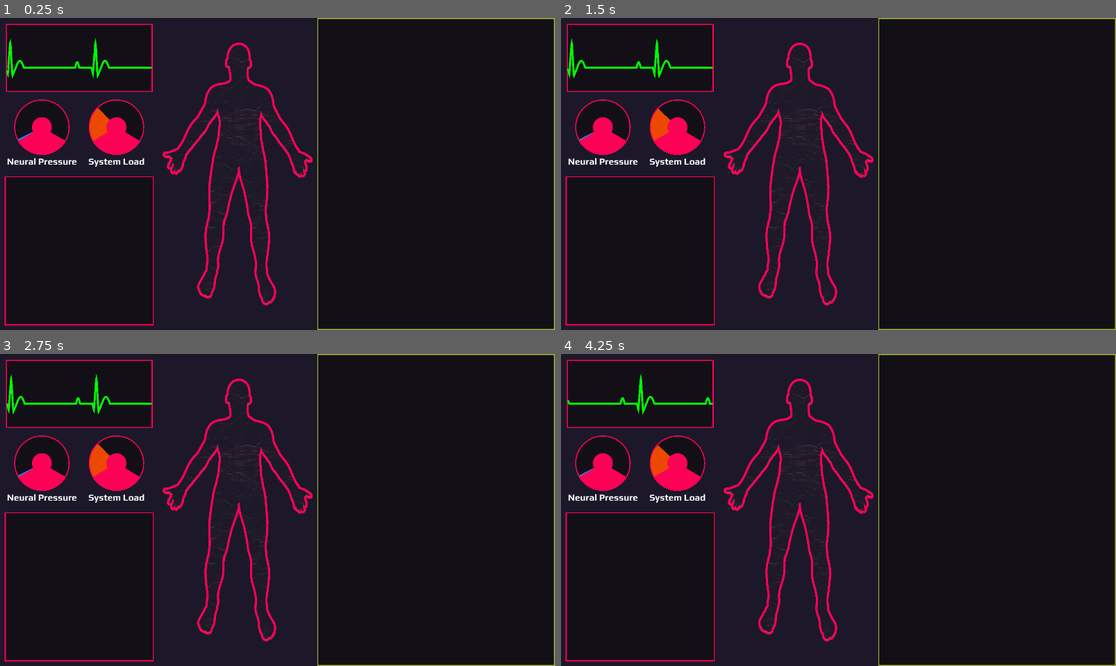
Above: before the commit, frames 1-4 (two rows, left to right).
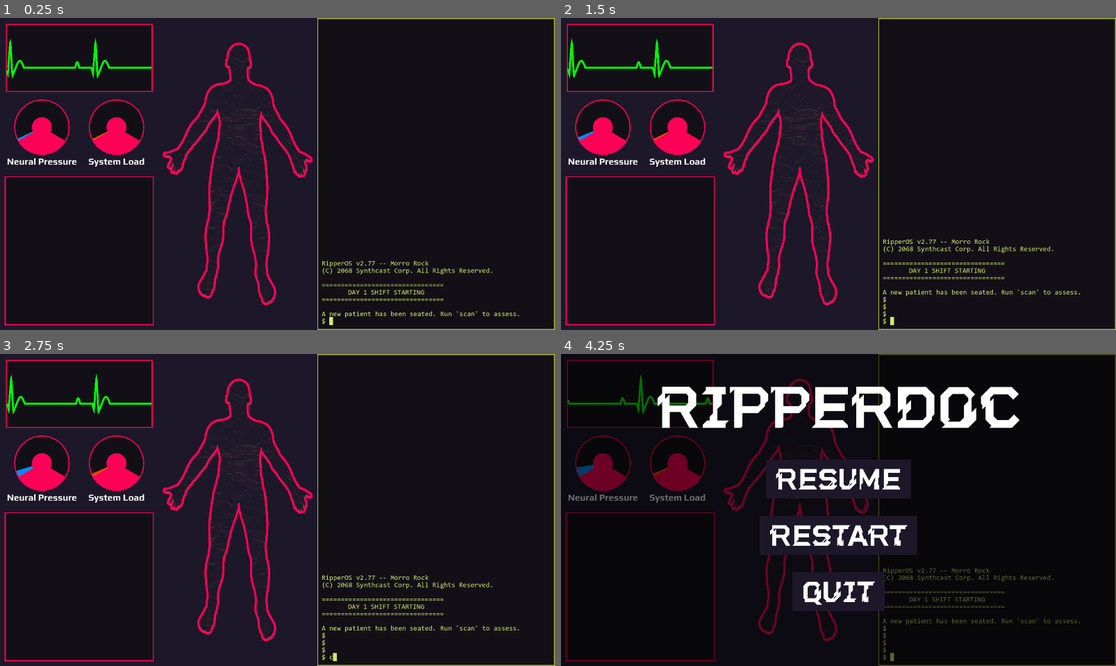
Above: after the commit, the same moments.

Repository: aaronrjackson/ripperdoc
Game: Godot game, scene res://main.tscn
Same seed, same stepped clock (60 frames per second), same inputs: the game is played once before the commit and once after it.
Inputs:
- Up to frame 1 (0.25 s): no input
- Up to frame 2 (1.5 s): tap Enter at 0.5, 0.6 s; hold Right 0.53-1.28 s; hold Down from 1.28 s (still down); tap Keypad Enter at 1.35 s
- Up to frame 3 (2.75 s): release Down at 2.03 s; hold Right from 2.03 s (still down); tap C at 2.1 s
- Up to frame 4 (4.25 s): release Right at 2.78 s; hold Up 2.78-3.53 s; tap Backspace at 2.85 s; hold Left from 3.53 s (still down); tap Enter at 3.6 s; tap Escape (ui_cancel) at 4.15 s

The runs differ from the first frame. In frame 1, 1.1% of the frame differs, in the area x 3-94%, y 28-99%; in frame 2, 1.2%; in frame 3, 1.2%; in frame 4, 13%, in the area x 0-100%, y 0-100%.
Error before the commit: Parse Error: Function "set_pressure_rate_from_drivers()" not found in base self. (res://game_manager.gd:127)

Commit message:
Menus galore

Diff:
--- a/game_manager.gd
+++ b/game_manager.gd
@@ -124,7 +124,6 @@
 	current_character = character
 	installed_drivers.clear()
 	reset_vitals()
-	set_pressure_rate_from_drivers(character)
 	character_loaded.emit(character)
 	_maybe_upload_viruses(character)
 	_maybe_trigger_vfib()
--- /dev/null
+++ b/game_over_screen.gd
@@ -0,0 +1,18 @@
+extends Control
+
+@onready var restart_button = $VBoxContainer/RestartButton
+@onready var quit_button = $VBoxContainer/QuitButton
+
+func _ready() -> void:
+	visible = false
+	restart_button.pressed.connect(_on_restart_pressed)
+	quit_button.pressed.connect(_on_quit_pressed)
+
+func open() -> void:
+	visible = true
+
+func _on_restart_pressed() -> void:
+	get_tree().change_scene_to_file("res://main.tscn")
+
+func _on_quit_pressed() -> void:
+	get_tree().change_scene_to_file("res://main_menu.tscn")
--- /dev/null
+++ b/game_over_screen.tscn
@@ -0,0 +1,89 @@
+[gd_scene format=3 uid="uid://rau5grp6n4ed"]
+
+[ext_resource type="FontFile" uid="uid://b8aj53ugeql0f" path="res://resources/fonts/CYBERPUNK.otf" id="1_gt22q"]
+[ext_resource type="Script" uid="uid://dye38h6xvfjxx" path="res://game_over_screen.gd" id="1_w3hxg"]
+
+[sub_resource type="StyleBoxFlat" id="StyleBoxFlat_w3hxg"]
+bg_color = Color(0, 0, 0, 0.5647059)
+
+[sub_resource type="StyleBoxFlat" id="StyleBoxFlat_fdghx"]
+bg_color = Color(0.10980392, 0.09411765, 0.16078432, 1)
+expand_margin_left = 32.0
+expand_margin_top = 32.0
+expand_margin_right = 32.0
+expand_margin_bottom = 8.0
+
+[sub_resource type="StyleBoxFlat" id="StyleBoxFlat_2yv1s"]
+bg_color = Color(0.07058824, 0.0627451, 0.08627451, 1)
+expand_margin_left = 32.0
+expand_margin_top = 32.0
+expand_margin_right = 32.0
+expand_margin_bottom = 8.0
+
+[sub_resource type="StyleBoxFlat" id="StyleBoxFlat_tmhko"]
+bg_color = Color(0.07058824, 0.0627451, 0.08627451, 1)
+expand_margin_left = 32.0
+expand_margin_top = 32.0
+expand_margin_right = 32.0
+expand_margin_bottom = 6.0
+
+[sub_resource type="StyleBoxFlat" id="StyleBoxFlat_lqr8p"]
+bg_color = Color(0.07058824, 0.0627451, 0.08627451, 1)
+expand_margin_left = 32.0
+expand_margin_top = 32.0
+expand_margin_right = 32.0
+expand_margin_bottom = 8.0
+
+[node name="GameOverScreen" type="Control" unique_id=1151024541]
+layout_mode = 3
+anchors_preset = 15
+anchor_right = 1.0
+anchor_bottom = 1.0
+offset_right = -1095.0
+grow_horizontal = 2
+grow_vertical = 2
+script = ExtResource("1_w3hxg")
+
+[node name="Background" type="Panel" parent="." unique_id=803504438]
+layout_mode = 1
+anchors_preset = 15
+anchor_right = 1.0
+anchor_bottom = 1.0
+grow_horizontal = 2
+grow_vertical = 2
+theme_override_styles/panel = SubResource("StyleBoxFlat_w3hxg")
+
+[node name="VBoxContainer" type="VBoxContainer" parent="." unique_id=695054568]
+layout_mode = 1
+anchors_preset = 15
+anchor_right = 1.0
+anchor_bottom = 1.0
+offset_top = 485.0
+grow_horizontal = 2
+grow_vertical = 2
+theme_override_constants/separation = 100
+
+[node name="RestartButton" type="Button" parent="VBoxContainer" unique_id=316341409]
+layout_mode = 2
+size_flags_horizontal = 4
+theme_override_colors/font_color = Color(1, 1, 1, 1)
+theme_override_colors/font_outline_color = Color(0, 0, 0, 1)
+theme_override_constants/outline_size = 5
+theme_override_fonts/font = ExtResource("1_gt22q")
+theme_override_font_sizes/font_size = 128
+theme_override_styles/normal = SubResource("StyleBoxFlat_fdghx")
+theme_override_styles/pressed = SubResource("StyleBoxFlat_2yv1s")
+theme_override_styles/hover = SubResource("StyleBoxFlat_tmhko")
+text = "Restart"
+
+[node name="QuitButton" type="Button" parent="VBoxContainer" unique_id=864950053]
+layout_mode = 2
+size_flags_horizontal = 4
+theme_override_colors/font_color = Color(1, 1, 1, 1)
+theme_override_colors/font_outline_color = Color(0, 0, 0, 1)
+theme_override_fonts/font = ExtResource("1_gt22q")
+theme_override_font_sizes/font_size = 128
+theme_override_styles/normal = SubResource("StyleBoxFlat_fdghx")
+theme_override_styles/pressed = SubResource("StyleBoxFlat_lqr8p")
+theme_override_styles/hover = SubResource("StyleBoxFlat_tmhko")
+text = "Quit"
--- a/main.gd
+++ b/main.gd
@@ -1,10 +1,28 @@
-extends Node
+extends Control
 
+@onready var pause_menu = $PauseMenu
+@onready var game_over_screen = $GameOverScreen
 @onready var ambience = $AmbiencePlayer
 
 func _ready() -> void:
+	process_mode = Node.PROCESS_MODE_ALWAYS
 	ambience.finished.connect(func(): ambience.play())
 	ambience.play()
 	await get_tree().process_frame
 	await get_tree().process_frame
 	GameManager.start()
+	GameManager.game_over.connect(_on_game_over)  # ← was character_died
+
+func _input(event: InputEvent) -> void:
+	if event.is_action_pressed("ui_cancel"):
+		if game_over_screen.visible:
+			return
+		if pause_menu.visible:
+			pause_menu.close()
+		else:
+			pause_menu.open()
+		get_viewport().set_input_as_handled()
+
+func _on_game_over() -> void:
+	await get_tree().create_timer(4.0).timeout
+	game_over_screen.open()
--- a/main.tscn
+++ b/main.tscn
@@ -6,6 +6,8 @@
 [ext_resource type="PackedScene" uid="uid://cv0a34so8ikvi" path="res://terminal.tscn" id="3_7mycd"]
 [ext_resource type="PackedScene" uid="uid://ddf5csa45vp5l" path="res://vitals/vitals.tscn" id="4_272bh"]
 [ext_resource type="AudioStream" uid="uid://dj818km5mhv3n" path="res://resources/audio/ambience.wav" id="6_7mycd"]
+[ext_resource type="PackedScene" uid="uid://rau5grp6n4ed" path="res://game_over_screen.tscn" id="7_kek77"]
+[ext_resource type="PackedScene" uid="uid://y0h3fnecye60" path="res://pause_menu.tscn" id="8_4c57u"]
 
 [node name="main" type="Control" unique_id=1977246374]
 layout_mode = 3
@@ -53,3 +55,11 @@
 [node name="AmbiencePlayer" type="AudioStreamPlayer" parent="." unique_id=1730167823]
 stream = ExtResource("6_7mycd")
 volume_db = -24.0
+
+[node name="GameOverScreen" parent="." unique_id=1151024541 instance=ExtResource("7_kek77")]
+process_mode = 3
+layout_mode = 1
+
+[node name="PauseMenu" parent="." unique_id=531931981 instance=ExtResource("8_4c57u")]
+process_mode = 3
+layout_mode = 1
--- a/minigames/port_handshake.gd
+++ b/minigames/port_handshake.gd
@@ -41,16 +41,17 @@
 				return "usage: ping <address>"
 			return GameManager.handle_ping(args[0])
 		"scp":
-			if args.is_empty():
-				return "usage: scp <id>@<address>"
+			if args.size() < 2:
+				return "usage: scp <id>@<address> <driver>"
 			var parts = args[0].split("@")
 			if parts.size() != 2:
-				return "scp: invalid format. use <id>@<address>"
+				return "scp: invalid format. use <id>@<address> <driver>"
 			var id = parts[0]
 			var address = parts[1]
+			var driver_name = args[1]
 			if GameManager.handle_scp(id, address):
 				completed.emit()
-				return "transfer complete."
+				return "transfer complete: " + driver_name + " retrieved."
 			else:
 				return "scp: connection refused or node not responsive."
 	return ""
--- a/minigames/port_handshake.tscn
+++ b/minigames/port_handshake.tscn
@@ -46,10 +46,10 @@
 theme_override_fonts/bold_italics_font = ExtResource("3_c3k8j")
 theme_override_fonts/italics_font = ExtResource("4_kprsf")
 theme_override_font_sizes/normal_font_size = 30
-theme_override_font_sizes/bold_font_size = 30
-theme_override_font_sizes/bold_italics_font_size = 30
-theme_override_font_sizes/italics_font_size = 30
-theme_override_font_sizes/mono_font_size = 30
+theme_override_font_sizes/bold_font_size = 28
+theme_override_font_sizes/bold_italics_font_size = 28
+theme_override_font_sizes/italics_font_size = 28
+theme_override_font_sizes/mono_font_size = 28
 text = "ID		 Address		Last Accessed
 ---------------------------------
 2136723	 jotunheim.sys  12/25
--- /dev/null
+++ b/pause_menu.gd
@@ -0,0 +1,37 @@
+extends Control
+
+@onready var resume_button = $VBoxContainer/ResumeButton
+@onready var restart_button = $VBoxContainer/RestartButton
+@onready var quit_button = $VBoxContainer/QuitButton
+
+func _ready() -> void:
+	visible = false
+	resume_button.pressed.connect(_on_resume_pressed)
+	restart_button.pressed.connect(_on_restart_pressed)
+	quit_button.pressed.connect(_on_quit_pressed)
+
+func open() -> void:
+	visible = true
+	get_tree().paused = true
+
+func _input(event: InputEvent) -> void:
+	if not visible:
+		return
+	if event.is_action_pressed("ui_cancel"):
+		close()
+		get_viewport().set_input_as_handled()
+
+func close() -> void:
+	visible = false
+	get_tree().paused = false
+
+func _on_resume_pressed() -> void:
+	close()
+
+func _on_restart_pressed() -> void:
+	get_tree().paused = false
+	get_tree().change_scene_to_file("res://main.tscn")
+
+func _on_quit_pressed() -> void:
+	get_tree().paused = false
+	get_tree().change_scene_to_file("res://main_menu.tscn")
--- /dev/null
+++ b/pause_menu.tscn
@@ -0,0 +1,122 @@
+[gd_scene format=3 uid="uid://y0h3fnecye60"]
+
+[ext_resource type="FontFile" uid="uid://b8aj53ugeql0f" path="res://resources/fonts/CYBERPUNK.otf" id="1_hdmo1"]
+[ext_resource type="Script" uid="uid://dgabsrpoka3us" path="res://pause_menu.gd" id="1_nwcfo"]
+
+[sub_resource type="StyleBoxFlat" id="StyleBoxFlat_05uyy"]
+bg_color = Color(0, 0, 0, 0.5647059)
+
+[sub_resource type="LabelSettings" id="LabelSettings_05uyy"]
+font = ExtResource("1_hdmo1")
+font_size = 256
+
+[sub_resource type="StyleBoxFlat" id="StyleBoxFlat_p81d2"]
+bg_color = Color(0.10980392, 0.09411765, 0.16078432, 1)
+expand_margin_left = 32.0
+expand_margin_top = 32.0
+expand_margin_right = 32.0
+expand_margin_bottom = 8.0
+
+[sub_resource type="StyleBoxFlat" id="StyleBoxFlat_2nc7s"]
+bg_color = Color(0.07058824, 0.0627451, 0.08627451, 1)
+expand_margin_left = 32.0
+expand_margin_top = 32.0
+expand_margin_right = 32.0
+expand_margin_bottom = 8.0
+
+[sub_resource type="StyleBoxFlat" id="StyleBoxFlat_d3xb4"]
+bg_color = Color(0.07058824, 0.0627451, 0.08627451, 1)
+expand_margin_left = 32.0
+expand_margin_top = 32.0
+expand_margin_right = 32.0
+expand_margin_bottom = 6.0
+
+[sub_resource type="StyleBoxFlat" id="StyleBoxFlat_mxa3g"]
+bg_color = Color(0.07058824, 0.0627451, 0.08627451, 1)
+expand_margin_left = 32.0
+expand_margin_top = 32.0
+expand_margin_right = 32.0
+expand_margin_bottom = 8.0
+
+[node name="PauseMenu" type="Control" unique_id=531931981]
+layout_mode = 3
+anchors_preset = 15
+anchor_right = 1.0
+anchor_bottom = 1.0
+grow_horizontal = 2
+grow_vertical = 2
+script = ExtResource("1_nwcfo")
+
+[node name="Background" type="Panel" parent="." unique_id=807190225]
+layout_mode = 1
+anchors_preset = 15
+anchor_right = 1.0
+anchor_bottom = 1.0
+grow_horizontal = 2
+grow_vertical = 2
+theme_override_styles/panel = SubResource("StyleBoxFlat_05uyy")
+
+[node name="Title" type="Label" parent="." unique_id=715033098]
+custom_minimum_size = Vector2(100, 100)
+layout_mode = 1
+anchors_preset = -1
+anchor_left = 0.5
+anchor_top = 0.15
+anchor_right = 0.5
+anchor_bottom = 0.15
+offset_left = -634.0
+offset_top = -97.0
+offset_right = 634.0
+offset_bottom = 188.0
+grow_horizontal = 2
+pivot_offset_ratio = Vector2(0.5, 0.5)
+text = "RIPPERDOC"
+label_settings = SubResource("LabelSettings_05uyy")
+horizontal_alignment = 1
+vertical_alignment = 1
+
+[node name="VBoxContainer" type="VBoxContainer" parent="." unique_id=1542372841]
+layout_mode = 1
+anchors_preset = 15
+anchor_right = 1.0
+anchor_bottom = 1.0
+offset_top = 397.0
+grow_horizontal = 2
+grow_vertical = 2
+theme_override_constants/separation = 100
+
+[node name="ResumeButton" type="Button" parent="VBoxContainer" unique_id=708777677]
+layout_mode = 2
+size_flags_horizontal = 4
+theme_override_colors/font_color = Color(1, 1, 1, 1)
+theme_override_colors/font_outline_color = Color(0, 0, 0, 1)
+theme_override_fonts/font = ExtResource("1_hdmo1")
+theme_override_font_sizes/font_size = 128
+theme_override_styles/normal = SubResource("StyleBoxFlat_p81d2")
+theme_override_styles/pressed = SubResource("StyleBoxFlat_2nc7s")
+theme_override_styles/hover = SubResource("StyleBoxFlat_d3xb4")
+text = "Resume"
+
+[node name="RestartButton" type="Button" parent="VBoxContainer" unique_id=203297053]
+layout_mode = 2
+size_flags_horizontal = 4
+theme_override_colors/font_color = Color(1, 1, 1, 1)
+theme_override_colors/font_outline_color = Color(0, 0, 0, 1)
+theme_override_fonts/font = ExtResource("1_hdmo1")
+theme_override_font_sizes/font_size = 128
+theme_override_styles/normal = SubResource("StyleBoxFlat_p81d2")
+theme_override_styles/pressed = SubResource("StyleBoxFlat_2nc7s")
+theme_override_styles/hover = SubResource("StyleBoxFlat_d3xb4")
+text = "Restart"
+
+[node name="QuitButton" type="Button" parent="VBoxContainer" unique_id=725671528]
+layout_mode = 2
+size_flags_horizontal = 4
+theme_override_colors/font_color = Color(1, 1, 1, 1)
+theme_override_colors/font_outline_color = Color(0, 0, 0, 1)
+theme_override_fonts/font = ExtResource("1_hdmo1")
+theme_override_font_sizes/font_size = 128
+theme_override_styles/normal = SubResource("StyleBoxFlat_p81d2")
+theme_override_styles/pressed = SubResource("StyleBoxFlat_mxa3g")
+theme_override_styles/hover = SubResource("StyleBoxFlat_d3xb4")
+text = "Quit"
--- a/terminal.gd
+++ b/terminal.gd
@@ -205,6 +205,10 @@
 	if input_locked:
 		return
 
+	# let ESC through for pause menu
+	if event.keycode == KEY_ESCAPE:
+		return
+
 	if event.keycode != KEY_ENTER and event.keycode != KEY_KP_ENTER:
 			GameManager.add_load(GameManager.keypress_load_cost)
 
@@ -422,8 +426,8 @@
 				output.append("allocate: value must be between 0.0 and 1.0")
 				GameManager.add_load(0.05)
 				return
+			output.append("allocated " + args[0] + " neural resources.")
 			GameManager.allocate(amount)
-			output.append("allocated " + args[0] + " neural resources.")
 
 		"diagnose":
 			if args.is_empty() or args[0] != "cardiac":
Not shown, added: game_over_screen.gd.uid
Not shown, added: pause_menu.gd.uid
